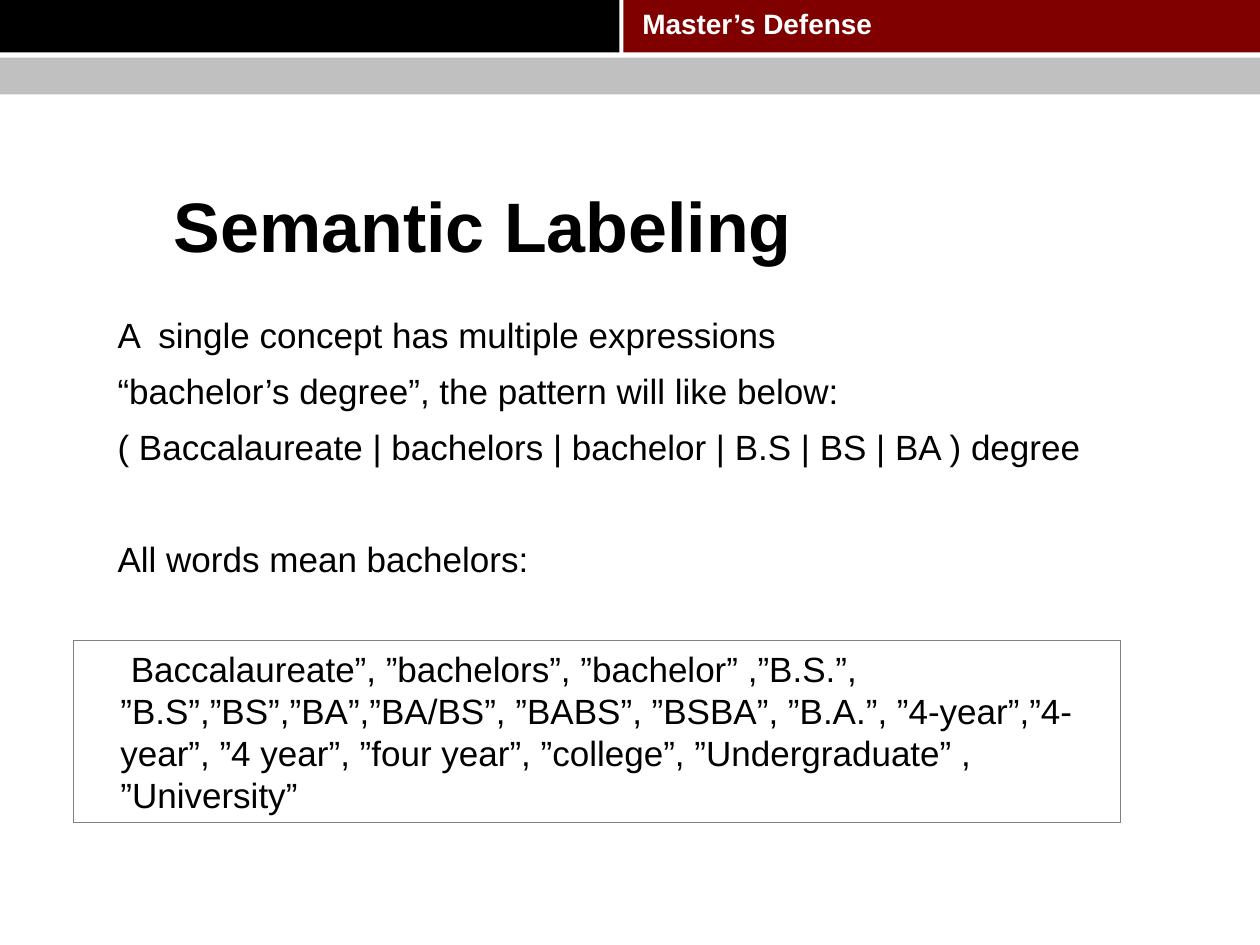
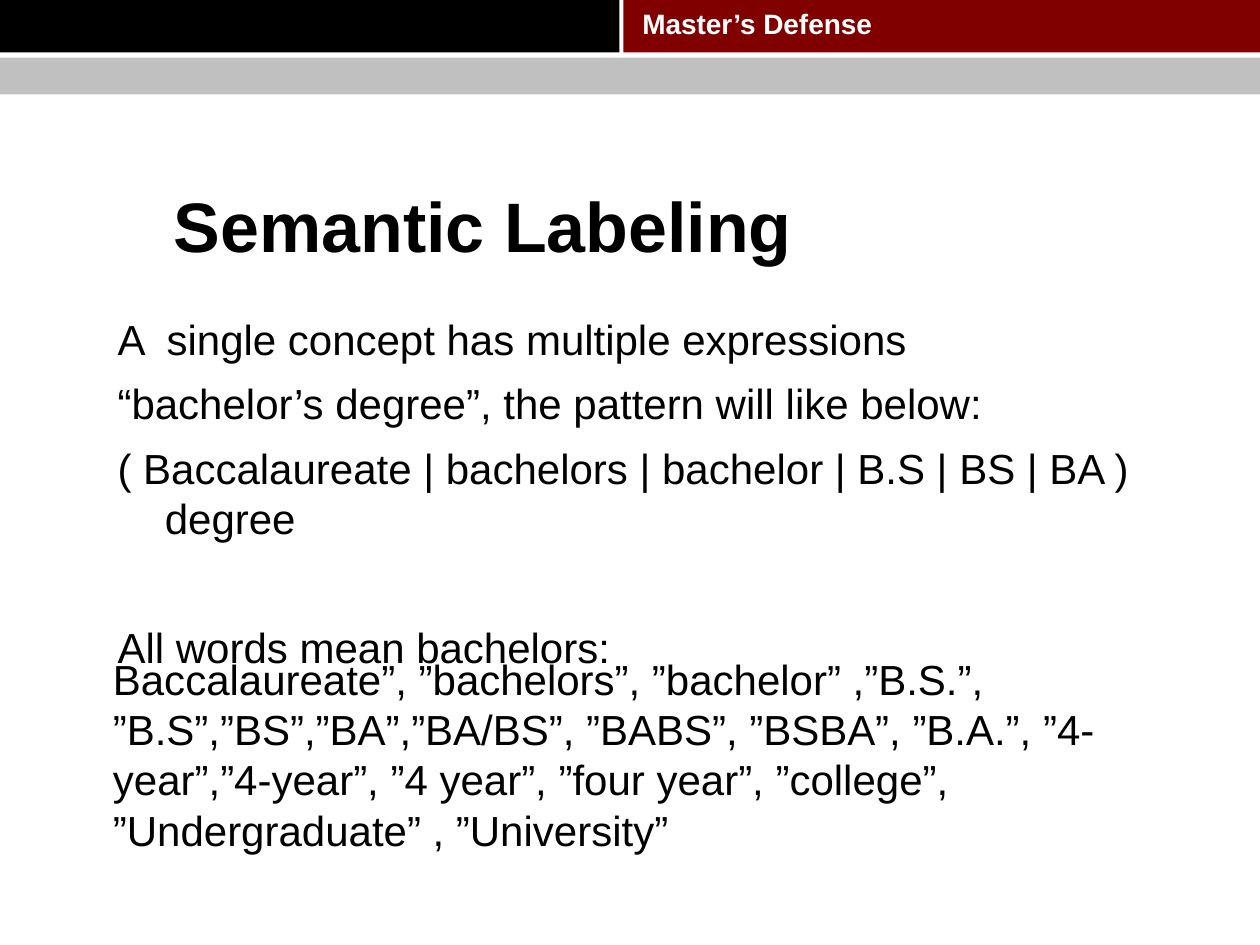
Before and after one commit to pkushiqiang/thesis, a slide deck: slide 28 of media/Master's thesis.pptx. Drawn at 1260x945 pixels with LibreOffice and Linux fonts; fonts in the diff are those of the drawing; background and template pictures are left out. Boxes give left, top, right and bottom in pixels: in the first picture for what was removed or moved away, otherwise in the second. Text is boxed around its words. In the diff, an @@ line names an element or a change of style, - is before the commit and + after.

Commit message:
update

```diff
--- a/media/Master's thesis.pptx
+++ b/media/Master's thesis.pptx
@@ text "A single concept has multiple ..." at bbox=[118, 324, 1105, 671]: size 20 to 24 pt @@
@@ text "Baccalaureate”, ”bachelors”, ”bachelor” ,”B.S.”, ”B.S”,”BS”, ...": place and size @@
-text "Baccalaureate”, ”bachelors”, ”bachelor” ,”B.S.”, ”B.S”,”BS”, ..." at bbox=[73, 640, 1120, 823]
+text "Baccalaureate”, ”bachelors”, ”bachelor” ,”B.S.”, ”B.S”,”BS”, ..." at bbox=[113, 661, 1094, 854]
@@ text "Baccalaureate”, ”bachelors”, ”bachelor” ,”B.S.”, ”B.S”,”BS”, ..." at bbox=[113, 661, 1094, 854]: vertical alignment middle to top; outline #808080 0.75 pt to none @@
@@ text at bbox=[113, 661, 1094, 854]: text changed; size 20 to 24 pt @@
-”Baccalaureate”, ”bachelors”, ”bachelor” ,”B.S.”, ”B.S”,”BS”,”BA”,”BA/BS”, ”BABS”, ”BSBA”, ”B.A.”, ”4-year”,”4-year”, ”4 year”, ”four year”, ”college”, ”Undergraduate” , ”University”
+Baccalaureate”, ”bachelors”, ”bachelor” ,”B.S.”, ”B.S”,”BS”,”BA”,”BA/BS”, ”BABS”, ”BSBA”, ”B.A.”, ”4-year”,”4-year”, ”4 year”, ”four year”, ”college”, ”Undergraduate” , ”University”
```
Also in this commit, not shown: 22 other slides changed, 1 slide added.
